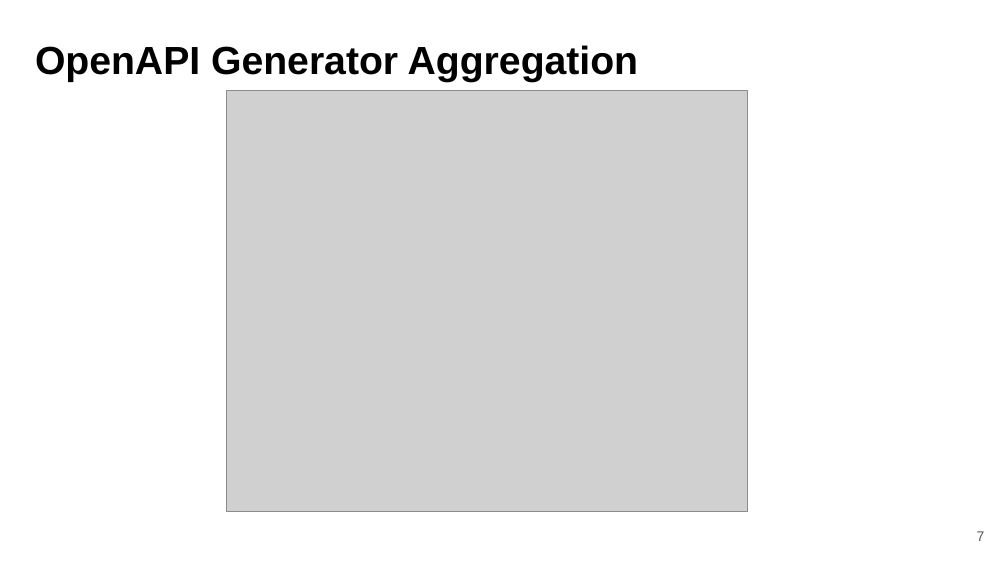
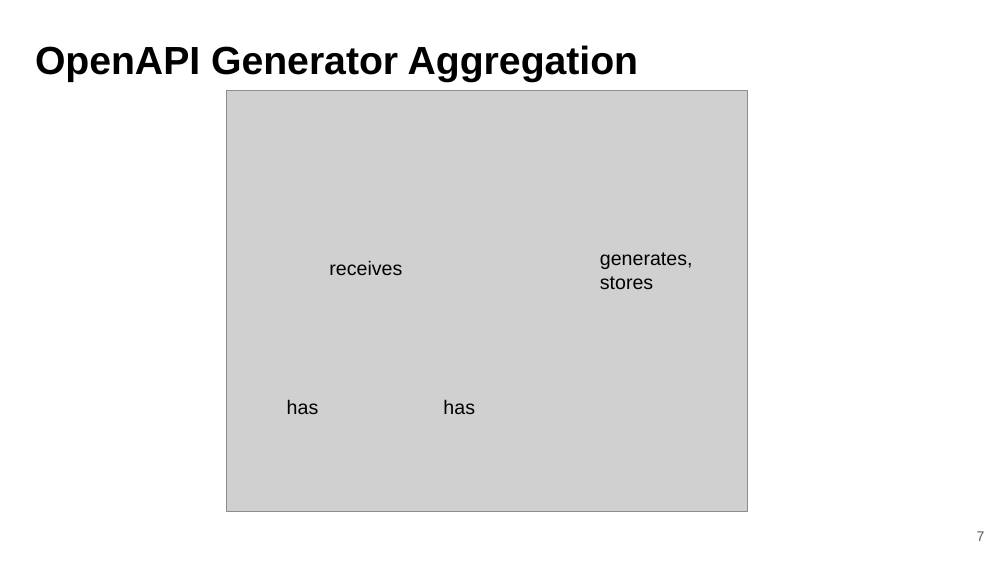
Before and after one commit to fanglores/Advanced-Software-Design, a slide deck: slide 7 of PracticeTasks/Module2/Task_9/Task 9. Domain decomposition.pptx. Drawn at 1008x567 pixels with LibreOffice and Linux fonts; fonts in the diff are those of the drawing; grey boxes stand for pictures. Boxes give left, top, right and bottom in pixels: in the first picture for what was removed or moved away, otherwise in the second. Text is boxed around its words. In the diff, an @@ line names an element or a change of style, - is before the commit and + after.

```diff
--- a/PracticeTasks/Module2/Task_9/Task 9. Domain decomposition.pptx
+++ b/PracticeTasks/Module2/Task_9/Task 9. Domain decomposition.pptx
@@ text added at box(329, 260, 402, 275), 14 pt, text #000000 @@
+receives
@@ text added at box(600, 252, 693, 289), 14 pt, text #000000 @@
+generates, stores
@@ text added at box(287, 399, 319, 414), 14 pt, text #000000 @@
+has
@@ text added at box(443, 399, 475, 414), 14 pt, text #000000 @@
+has
```
Also in this commit, not shown: 3 other slides changed, 1 other file.
